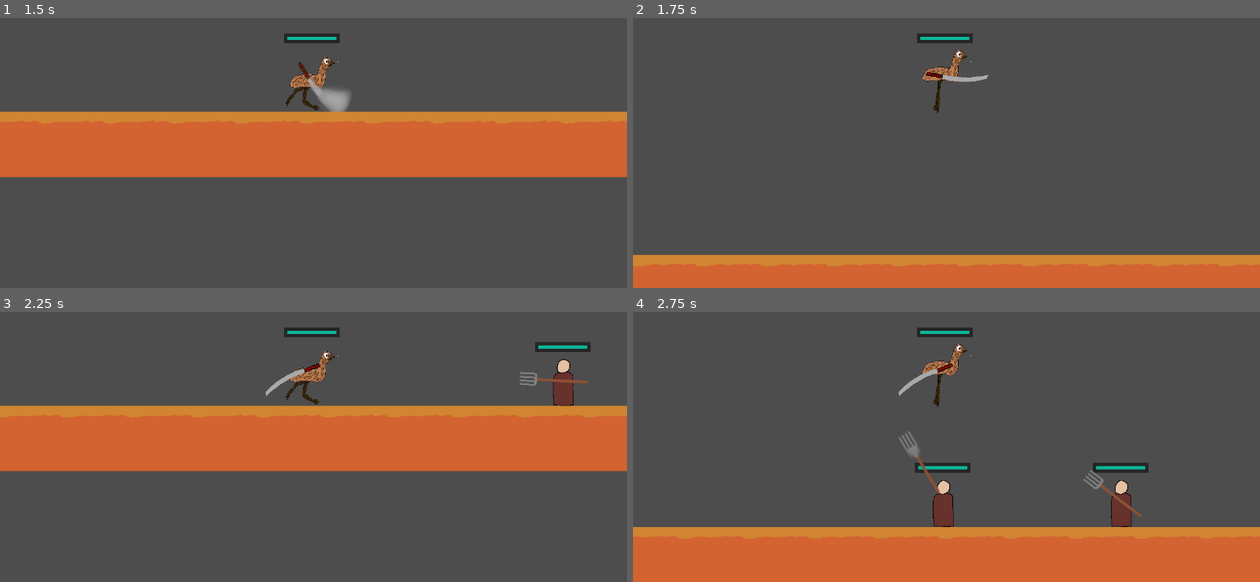
Above: before the commit, frames 1-4 (two rows, left to right).
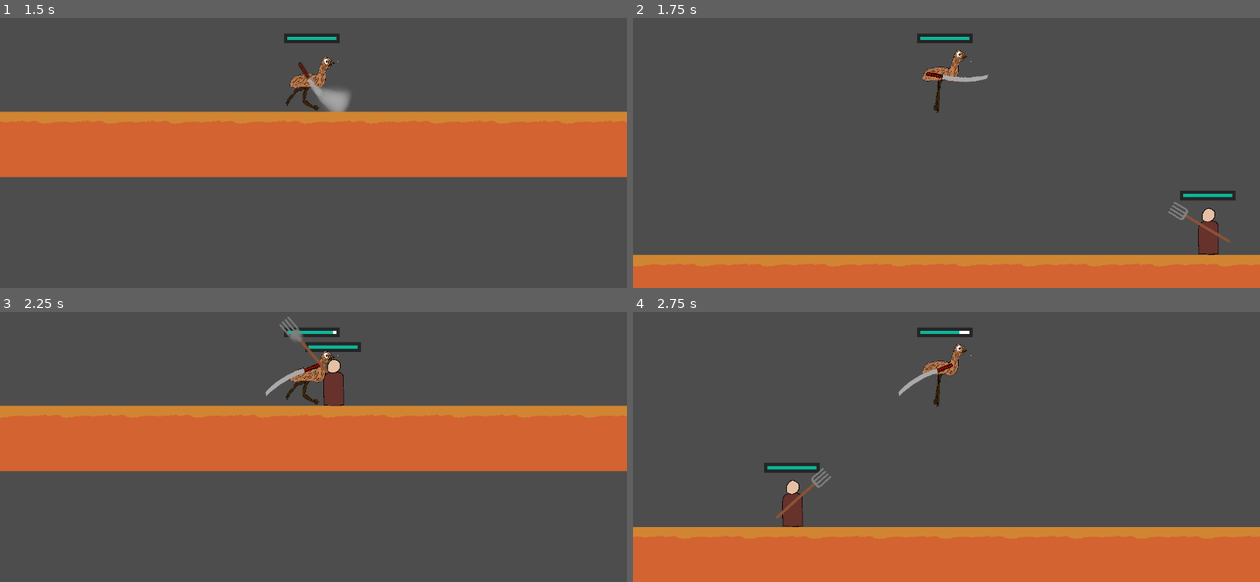
Above: after the commit, the same moments.

Repository: BastianLorsch/emu_game
Game: Godot game, scene res://scenes/game.tscn
The game is run twice, just before and just after one commit, with the same random seed, the same clock (stepped at 60 frames per second) and the same inputs.
Inputs (mouse positions are in pixels of both pictures, inside the frame that each line leads up to):
- Up to frame 1 (1.5 s): click "START GAME" at 0.5 s; tap Enter (ui_accept) at 1.25 s; move the mouse to (451, 93) at 1.27 s; hold D (move_right) from 1.28 s (still down); click (451, 93) at 1.35 s
- Up to frame 2 (1.75 s): keep holding D (move_right); tap Space (jump) at 1.52 s
- Up to frame 3 (2.25 s): keep holding D (move_right); move the mouse to (188, 422) at 2.02 s; tap Down (crouch) at 2.1 s
- Up to frame 4 (2.75 s): keep holding D (move_right); tap Space (jump) at 2.27 s

Frame 1 is identical in both runs. In frame 2, 0.9% of the frame differs, in the area x 85-97%, y 63-88%; in frame 3, 1.9%; in frame 4, 2.9%, in the area x 20-83%, y 6-80%.

Commit message:
intancing für enemy hinzugefügt, dafür signale und signale mit emit-Ort beschriftet

Diff:
--- a/scenes/level_1.tscn
+++ b/scenes/level_1.tscn
@@ -1,7 +1,7 @@
 [gd_scene load_steps=8 format=4 uid="uid://cqn3m47clxc2f"]
 
 [ext_resource type="Texture2D" uid="uid://cfjcdmgxb8fy8" path="res://assets/sprites (final)/ground.png" id="2_bswci"]
-[ext_resource type="PackedScene" uid="uid://1f8h6hfjlh1b" path="res://scenes/enemy.tscn" id="5_varlt"]
+[ext_resource type="Script" uid="uid://c5eqc1vdx55f6" path="res://scripts/enemy_holder.gd" id="2_rus8k"]
 
 [sub_resource type="TileSetAtlasSource" id="TileSetAtlasSource_rus8k"]
 texture = ExtResource("2_bswci")
@@ -24,9 +24,6 @@
 distance = 22.0
 
 [node name="level_1" type="Node2D"]
-
-[node name="enemy" parent="." instance=ExtResource("5_varlt")]
-position = Vector2(277, 33)
 
 [node name="TileMapLayer" type="TileMapLayer" parent="."]
 scale = Vector2(0.02, 0.02)
@@ -56,5 +53,11 @@
 [node name="CollisionShape2D" type="CollisionShape2D" parent="world_boundaries/StaticBody2D"]
 shape = SubResource("WorldBoundaryShape2D_rus8k")
 
-[node name="enemy2" parent="." instance=ExtResource("5_varlt")]
-position = Vector2(344, 31)
+[node name="enemy holder" type="Node" parent="."]
+script = ExtResource("2_rus8k")
+
+[node name="Timer" type="Timer" parent="enemy holder"]
+wait_time = 10.0
+autostart = true
+
+[connection signal="timeout" from="enemy holder/Timer" to="enemy holder" method="_on_timer_timeout"]
--- a/scenes/player.tscn
+++ b/scenes/player.tscn
@@ -161,4 +161,10 @@
 [node name="Timer" type="Timer" parent="."]
 wait_time = 5.0
 
+[node name="enemy_spawner_left" type="Marker2D" parent="."]
+position = Vector2(-195, -12)
+
+[node name="enemy_spawner_right" type="Marker2D" parent="."]
+position = Vector2(195, -12)
+
 [connection signal="timeout" from="Timer" to="." method="_on_timer_timeout"]
--- a/scripts/enemy.gd
+++ b/scripts/enemy.gd
@@ -5,13 +5,16 @@
 const JUMP_VELOCITY = -400.0
 @onready var weapon = $weapon
 @onready var healthbar = $Healthbar
-@onready var player = get_node("../../Player")
+@onready var player = get_node("../../../Player")
+@onready var spawner = $".."
 var health = 150 : set = _set_health
 var do_movement = true
 
 func _ready() -> void:
+	position.x = spawner.spawn_pos
 	healthbar.init_health(health)
 	SignalBus.enemy_damaged.connect(_set_health)
+
 
 func _physics_process(delta: float) -> void:
 	# Add the gravity.
--- /dev/null
+++ b/scripts/enemy_holder.gd
@@ -0,0 +1,25 @@
+extends Node
+
+var left_spawner_pos_x
+var right_spawner_pos_x
+var spawn_pos
+@onready var spawn_timer = $Timer
+
+func _ready() -> void:
+	SignalBus.enemy_spawner_position.connect(_instance_enemy)
+	spawn_timer.start()
+	_on_timer_timeout()
+
+func _instance_enemy(left, right):
+	var i = randi_range(1, 2)
+	if i == 1:
+		spawn_pos = left
+	else:
+		spawn_pos = right
+	var scene_enemy = load("res://scenes/enemy.tscn")
+	var instance_enemy = scene_enemy.instantiate()
+	add_child(instance_enemy)
+	print("enemy instanced   ", i)
+
+func _on_timer_timeout() -> void:
+	SignalBus.get_enemy_spawner_position.emit()
--- a/scripts/signalBus.gd
+++ b/scripts/signalBus.gd
@@ -1,6 +1,9 @@
 extends Node
 
-signal player_damaged(damage)
-signal player_dead()
-signal enemy_damaged(damage)
-signal start_game()
+signal player_damaged(damage) #emit in weapon (enemy)
+signal player_dead() #emit in player
+signal enemy_damaged(damage) #emit in player_weapon
+signal start_game() #emit in button (title_screen)
+
+signal enemy_spawner_position(left, right) #emit in player
+signal get_enemy_spawner_position() #emit in enemy_holder (level_1)
--- a/scripts/stateMachine/player_state_controled.gd
+++ b/scripts/stateMachine/player_state_controled.gd
@@ -13,6 +13,8 @@
 @onready var weapon = $player_weapon
 @onready var weapon_sprite = $player_weapon/Sprite2D
 @onready var timer_regeneration = $Timer
+@onready var enemy_spawner_left = $enemy_spawner_left
+@onready var enemy_spawner_right = $enemy_spawner_right
 
 func _ready() -> void:
 	change_state("IdleState") # start in idle state
@@ -20,6 +22,7 @@
 	healthbar.init_health(health)
 	SignalBus.player_damaged.connect(_set_health)
 	SignalBus.start_game.connect(restore_health)
+	SignalBus.get_enemy_spawner_position.connect(set_enemy_spawner_position)
 	print(health)
 
 
@@ -59,9 +62,7 @@
 		_set_health(-0.1)
 
 func _set_health(damage):
-	print(health, damage)
 	health = min(healthbar.max_value, health - damage)
-	print(health)
 	if health <= 0:
 		SignalBus.player_dead.emit()
 	healthbar.health = health
@@ -73,6 +74,8 @@
 	health = 100
 	healthbar.init_health(health)
 
-
 func _on_timer_timeout() -> void:
 	regenerating = true
+
+func set_enemy_spawner_position():
+	SignalBus.enemy_spawner_position.emit(enemy_spawner_left.global_position.x, enemy_spawner_right.global_position.x)
--- a/scripts/weapon.gd
+++ b/scripts/weapon.gd
@@ -1,6 +1,6 @@
 extends Area2D
 
-@onready var player_heart = get_node("../../../Player/player_heart")
+@onready var player_heart = get_node("../../../../Player/player_heart")
 @onready var enemy = $".."
 @onready var attack_cooldown = $Timer
 @onready var attack_ani = $AnimatedSprite2D
Not shown, added: scripts/enemy_holder.gd.uid
